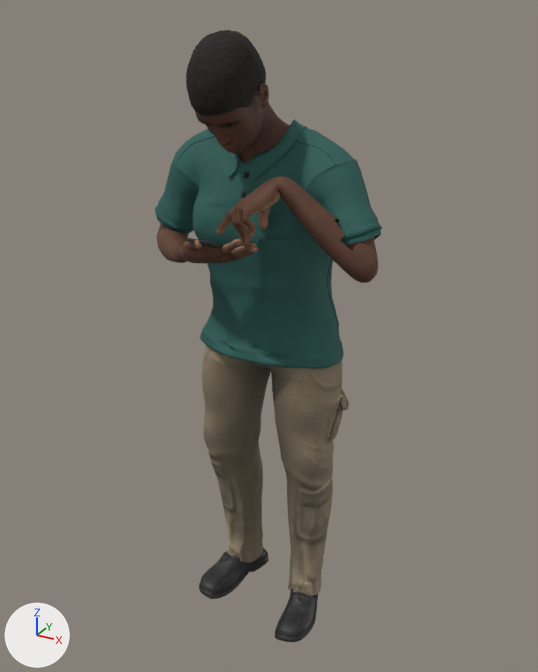
One commit to the glTF model assets/props/people-andre-stand-phone-up.glb: the scene before it, then after it.
Both versions are drawn from a 50 mm lens placed at (0.921, -1.601, 0.805), pointed at (0.004, 0.066, -0.028). Arrows for +X, +Y and +Z are at lower left; the lights stay in place. The older version comes first. Vertices at exactly the same position are counted once.

Objects in the first picture: 'people-andre-stand-phone-up'.
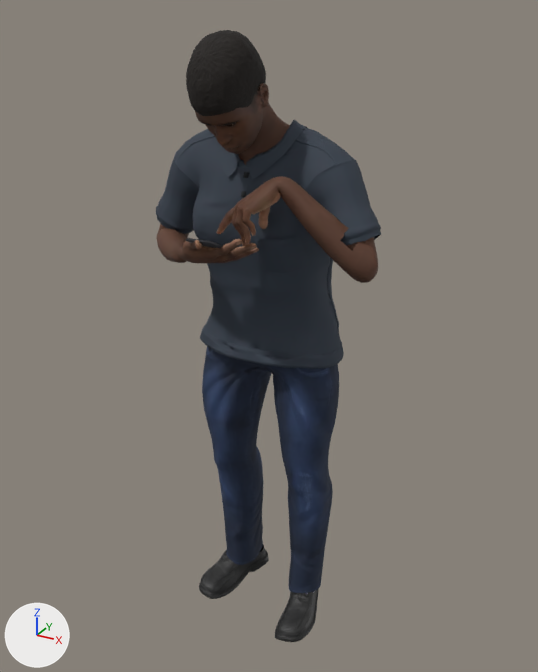
Pixel boxes [x1, y1, x2, y2] of what changed, in the pictures (538 x 672 px; the box of a moved part takes in the faces that stretch with it):
'people-andre-stand-phone-up', surface changed, reshaped
    before: [155, 30, 382, 642]
    after: [156, 30, 381, 642]
part 1 of me_base_001, moved or reshaped
    before: [156, 63, 382, 639]
    after: [156, 64, 381, 639]
part 2 of me_base_001, recoloured
    before: [206, 346, 333, 565]
    after: [206, 346, 333, 556]

The edits, one by one:
Picture 'people-andre-stand-phone-up--4-male_casualsuit04_diffuse.png_plain' (img_people_andre_stand_phone_up__4_male_casualsuit04_diffuse_png_plain) is new.
Picture 'male_casualsuit04_normal' (img_male_casualsuit04_normal) is new.
Picture 'people-andre-stand-phone-up--5-Polo_Base_Color.png' (img_people_andre_stand_phone_up__5_polo_base_color_png) is new.
Material 'Human.namuhekam_male_polo_shirt' (mat_human_namuhekam_male_polo_shirt) changes its picture from img_people_andre_stand_phone_up__4_polo_base_color_png to img_people_andre_stand_phone_up__5_polo_base_color_png.
Material 'Human.male_casualsuit04_pants' (mat_human_male_casualsuit04_pants) is new.
Uses the picture img_male_casualsuit04_normal.
Uses the picture img_people_andre_stand_phone_up__4_male_casualsuit04_diffuse_png_plain.
me_base_001 is used by ob_people_andre_stand_phone_up; location (0.0, 0.0, 0.0).
me_base_001 had 34102 vertices, 65826 faces and spanned x -0.35..0.34, y -0.23..0.27, z -1.0..0.76.
me_base_001 now has 34337 vertices, 66436 faces and spans x -0.35..0.34, y -0.23..0.27, z -1.0..0.76.
me_base_001 part 1: 726 vertices moved within x -0.34..0.33, y -0.22..0.25, z -0.98..0.69; 2565 vertices removed from x -0.35..0.33, y -0.06..0.26, z -0.94..0.5; 2784 vertices added at x -0.34..0.32, y -0.05..0.26, z -0.94..0.49.
me_base_001 part 2: 149 faces spanning x -0.22..0.2, y 0.01..0.23, z -0.77..-0.05 switch from mat_human_cortu_cargo_pants to mat_human_male_casualsuit04_pants.
Other edits to the shape of me_base_001 do not show in these pictures.
